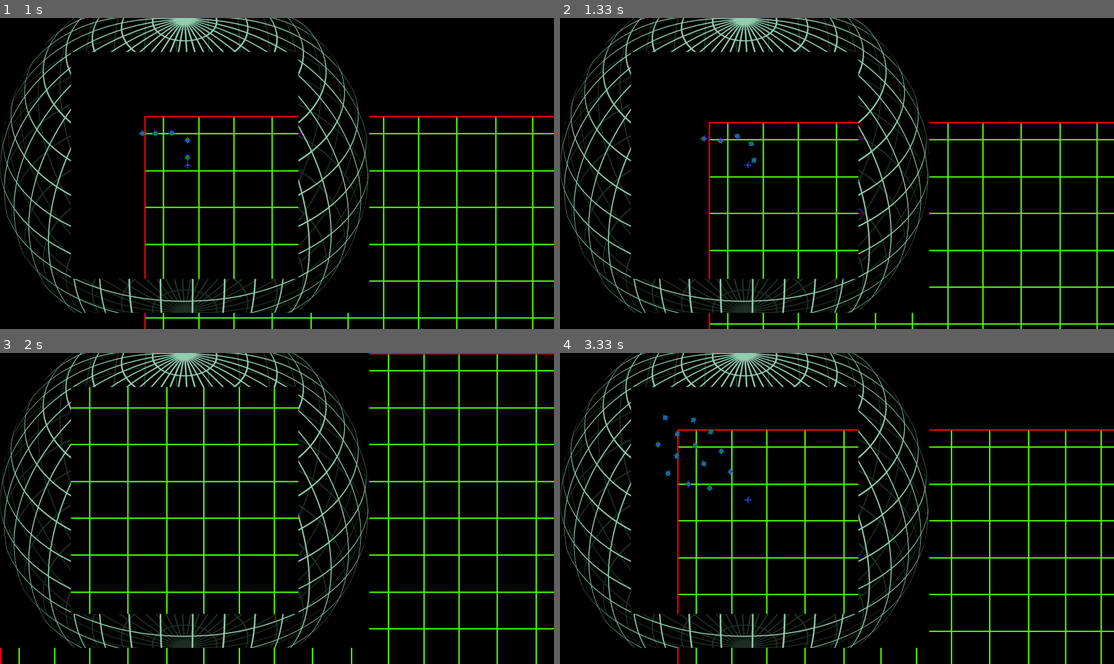
Above: before the commit, frames 1-4 (two rows, left to right).
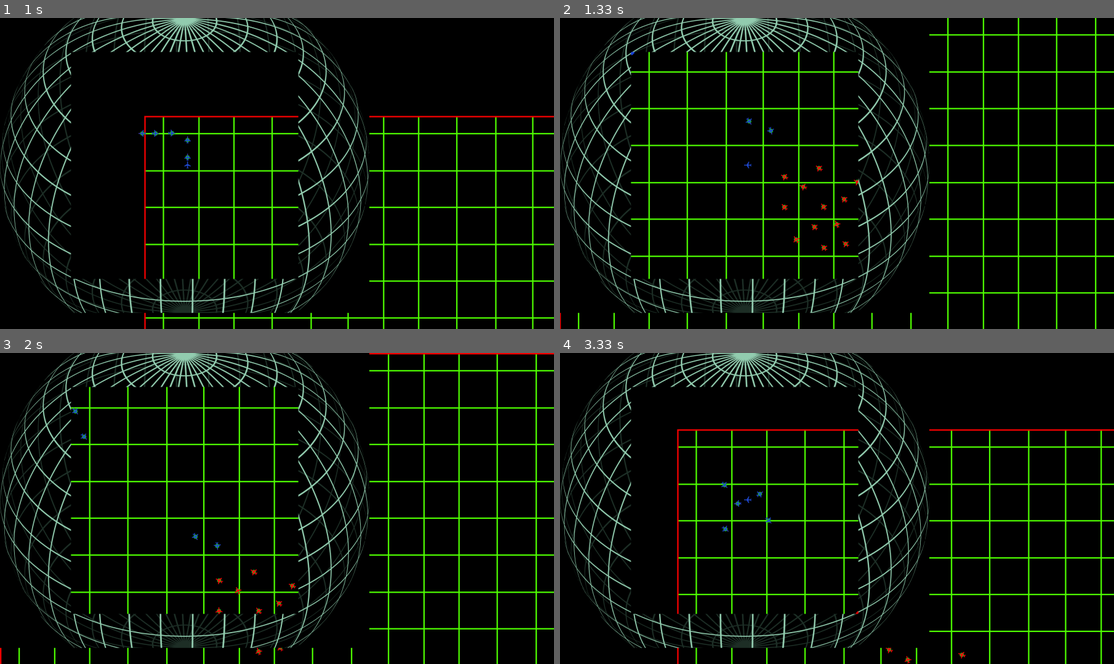
Above: after the commit, the same moments.

Repository: Mi-LeV/AWACS
Game: pygame game, started from main.py
The game is run twice, just before and just after one commit, with the same random seed, the same clock (stepped at 60 frames per second) and the same inputs.
Inputs (mouse positions are in pixels of both pictures, inside the frame that each line leads up to):
- Up to frame 1 (1 s): click (182, 136) at 0.38 s; tap B at 0.67 s
- Up to frame 2 (1.33 s): hold L from 1 s (still down); move the mouse to (637, 164) at 1.03 s
- Up to frame 3 (2 s): release L at 1.47 s; tap K at 1.5 s; hold S from 1.83 s (still down); tap B at 1.9 s
- Up to frame 4 (3.33 s): tap B at 2.2 s; release S at 2.3 s; tap L at 2.33 s; tap Space at 3.17 s

Frame 1 is identical in both runs. In frame 2, 9.7% of the frame differs, in the area x 0-100%, y 0-100%; in frame 3, 0.2%; in frame 4, 0.3%.

Commit message:
Implémentation des sauvegardes
Possibilité d'appuyer sur S pour sauvegarder et sur L pour charger la sauvegarde (chaque sauvegarde écrase la dernière)
La sauvegarde est sous la forme d'un json dans le fichier 'save'

Diff:
--- a/classes.py
+++ b/classes.py
@@ -1,8 +1,7 @@
 import math
 from random import randrange
-
+import json
 import pygame
-
 import variables as var
 
 
@@ -93,11 +92,49 @@
             fenetre = pygame.display.set_mode((var.SCREEN_LENGHT, var.SCREEN_HEIGHT),pygame.FULLSCREEN)
             var.fullscreen = True
 
+    @staticmethod
+
+    def get_obj_attrib(obj):
+        if isinstance(obj,Plane) or isinstance(obj,Missile):
+            return {
+                'type':obj.__class__.__name__,
+                'friendly':str(obj.friendly),
+                'x':obj.x,
+                'y':obj.y,
+                'angle':obj.angle,
+                'timeAlive':obj.timeAlive
+            }
+    @staticmethod
+
+    def save_objList(objList):
+        outfile = open('save','w')
+        for obj in objList:
+            outfile.write(str(utility.get_obj_attrib(obj)) + '\n')
+        outfile.close()
+
+    @staticmethod
+    def load_list(fileName):
+        infile = open(fileName,'r')
+        line = infile.readline()
+        while not(line == ''):
+            line = line.replace("\'", "\"")
+            line = line.replace("\n", "")
+            obj = json.loads(line)
+            if obj['type']=='IaPlane':
+                IaPlane(obj['x'],obj['y'],obj['friendly']=='True',obj['angle'],obj['timeAlive'])
+            elif obj['type']=='PlayerPlane':
+                PlayerPlane(obj['x'],obj['y'],obj['friendly']=='True',obj['timeAlive'])
+            else:
+                Missile(obj['x'],obj['y'],obj['angle'],obj['timeAlive'])
+            line = infile.readline()
+
+
+
 class Plane(pygame.sprite.Sprite):
-    def __init__(self,x,y):
+    def __init__(self,x,y,angle = 90,timeAlive = 0):
         pygame.sprite.Sprite.__init__(self) #call Sprite initializer
         self.MAXSPEED = 3
-        self.timeAlive = 0
+        self.timeAlive = timeAlive
         self.xVector=0
         self.yVector=0
         self.xDest = x
@@ -108,7 +145,7 @@
         self.image = pygame.image.load(var.img_plane_default).convert_alpha()
         self.rect = self.image.get_rect(center=(x,y))
         self.mask = pygame.mask.from_surface(self.image)
-        self.angle = 90
+        self.angle = angle
         self.missileList = []
         var.refreshList.append(self)
 
@@ -172,7 +209,7 @@
             return True
 
     def shoot(self):
-        self.missileList.append(Missile(self))
+        self.missileList.append(Missile(0,0,0,0,self))
 
     def turn(self):
         self.angle = (utility.getBearing((self.x,self.y),(self.xDest,self.yDest))+90)%360
@@ -180,8 +217,8 @@
         utility.rotate(self,self.angle)# on le tourne de cet angle
 
 class PlayerPlane(Plane):
-    def __init__(self,x,y,friend):
-        super().__init__(x,y)
+    def __init__(self,x,y,friend,angle = 90,timeAlive = 0):
+        super().__init__(x,y,angle,timeAlive)
         self.MAXMISSILE = 3
         var.playerList.append(self)
         if friend:
@@ -248,8 +285,8 @@
         utility.rotate(self,self.angle)# on le tourne de cet angle
 
 class IaPlane(Plane):
-    def __init__(self,x,y,friend,active = True):
-        super().__init__(x,y)
+    def __init__(self,x,y,friend,active = True,angle = 90,timeAlive = 0):
+        super().__init__(x,y,angle,timeAlive)
         self.MAXSPEED = 1.5
         self.RELOADTIME = 30
         self.MAXMISSILE = 3
@@ -332,14 +369,24 @@
             return False
 
 class Missile():
-    def __init__(self,creator):
+    def __init__(self,x, y , angle ,timeAlive,creator = None):
 
         self.creator = creator
-        angle = self.creator.angle
-        xVector = self.creator.xVector
-        yVector = self.creator.yVector
-        x = self.creator.x
-        y = self.creator.y
+        if self.creator: #si il a un créateur
+            angle = self.creator.angle
+            xVector = self.creator.xVector
+            yVector = self.creator.yVector
+            x = self.creator.x
+            y = self.creator.y
+            timeAlive = 0
+        else:#si il est créé artificiellement (lors d'un load)
+            angle = angle
+            xVector = 0
+            yVector = 0
+            x = x
+            y = y
+            timeAlive = timeAlive
+        self.friendly = None
 
         xAngle,yAngle = utility.getCoords(angle)
         self.xVector=utility.plafonne(xVector*2 + xAngle*30,40,True)
@@ -349,7 +396,7 @@
         self.x = x
         self.y = y
         self.speed = 0
-        self.timeAlive = 0
+        self.timeAlive = timeAlive
 
         pygame.sprite.Sprite.__init__(self)
         self.orig_image = pygame.image.load(var.img_sprite_missile).convert_alpha()
@@ -384,8 +431,9 @@
         utility.rotate(self,self.angle)# on le tourne de cet angle
 
     def delete(self):
-        if self in self.creator.missileList:
-            self.creator.missileList.remove(self)
+        if self.creator:
+            if self in self.creator.missileList:
+                self.creator.missileList.remove(self)
         self.image.fill((0,0,0,0))
         if self in var.hitList:
             var.hitList.remove(self)
--- a/main.py
+++ b/main.py
@@ -112,7 +112,7 @@
                 var.fenetre.blit(bouton.image_c,bouton.rect_c)
         cl.pygame.display.flip()
 
-    ########## debut de la boucle du jeu(là où on tire, piou piou): on reset les listes, on fait apparaitre les fonds
+    ##########   debut de la boucle du jeu (là où on tire, piou piou): on reset les listes, on fait apparaitre les fonds
     if var.gameLoop:
         var.refreshList = []
         var.buttonList = []
@@ -135,7 +135,7 @@
                 cl.pygame.mixer.music.load(var.music_smash)
                 cl.pygame.mixer.music.play(-1)
 
-    while var.gameLoop:################# boucle du jeu
+    while var.gameLoop:       ################# boucle du jeu
 
         for event in cl.pygame.event.get():    #On parcours la liste de tous les événements reçus
             if event.type == QUIT:#si on appuie sur la croix de la fenetre
@@ -152,12 +152,19 @@
             if event.type == KEYDOWN and event.key == K_SPACE:#on crée un nouv player et on le met dans playerlist
                 cl.utility.respawn()
             if event.type == KEYDOWN and event.key == K_k:#on delete le player si il existe
+                cl.utility.save_objList(var.refreshList)
                 try:var.playerList[0].delete()
                 except IndexError:pass
             if event.type == KEYDOWN and event.key == K_n:#on fait spawn un groupe de 5 ennemi en 1000,1000
                 cl.utility.spawnGroup(1000,1000,False,5)
             if event.type == KEYDOWN and event.key == K_b:#on fait spawn un groupe de 5 allié en 100,100
                 cl.utility.spawnGroup(100,100,True,5)
+            if event.type == KEYDOWN and event.key == K_s:
+                cl.utility.save_objList(var.refreshList)
+            if event.type == KEYDOWN and event.key == K_l:
+                for obj in var.refreshList[::-1]:
+                    obj.delete()
+                cl.utility.load_list('save')
 
 
         for objet in var.refreshList:#pour chaque objet physique(avion, missile)
Not shown, added: save
